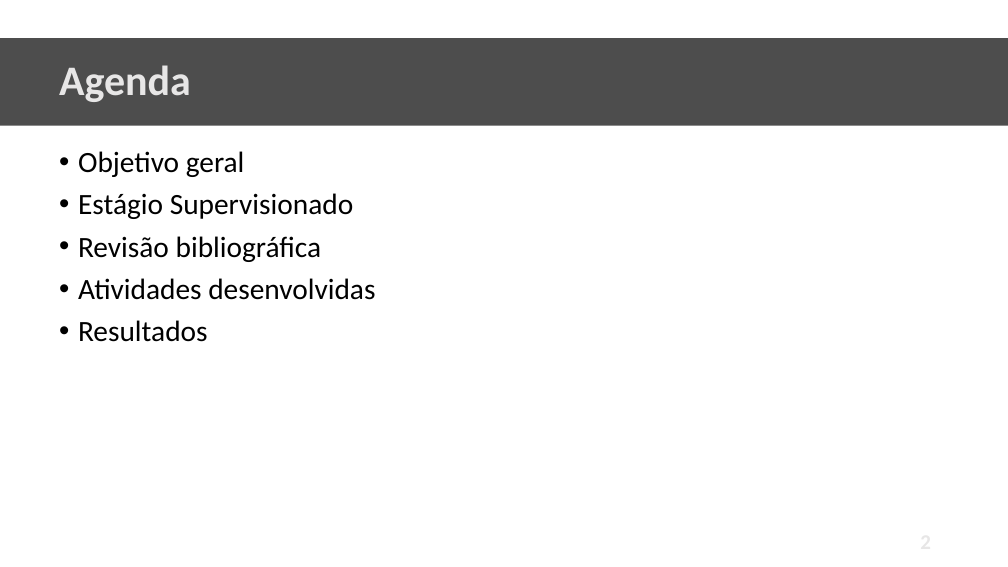
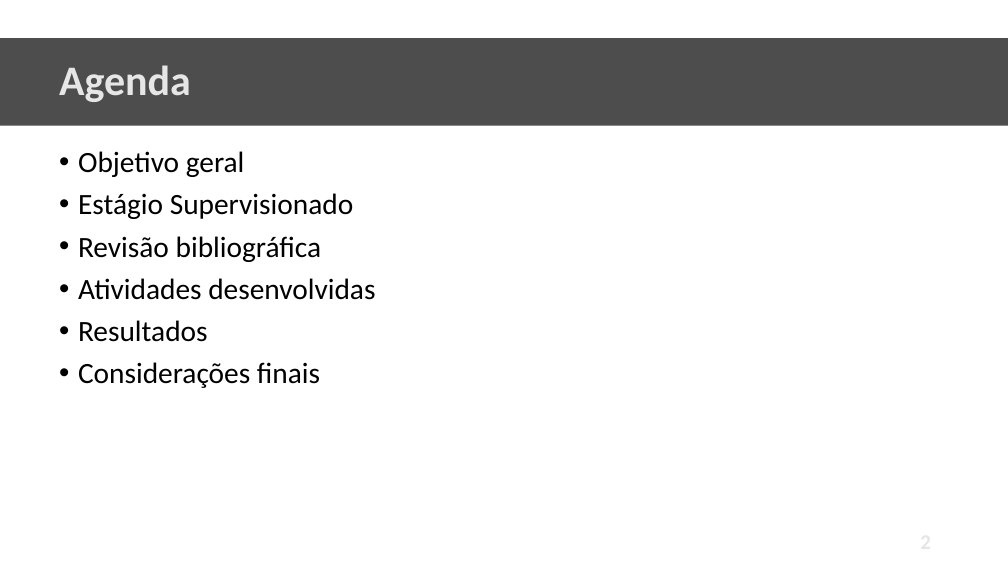
Before and after one commit to mscmateus/relatorio-estagio, a slide deck: slide 2 of Relatório de Estagio/Apresentação.pptx. Drawn at 1008x567 pixels with LibreOffice and Linux fonts; fonts in the diff are those of the drawing; background and template pictures are left out. Boxes give left, top, right and bottom in pixels: in the first picture for what was removed or moved away, otherwise in the second. Text is boxed around its words. In the diff, an @@ line names an element or a change of style, - is before the commit and + after.

```diff
--- a/Relatório de Estagio/Apresentação.pptx
+++ b/Relatório de Estagio/Apresentação.pptx
@@ text at (x1=78, y1=362, x2=320, y2=388): paragraph added @@
+• Considerações finais
```
Also in this commit, not shown: 6 other slides changed, 1 slide added.
